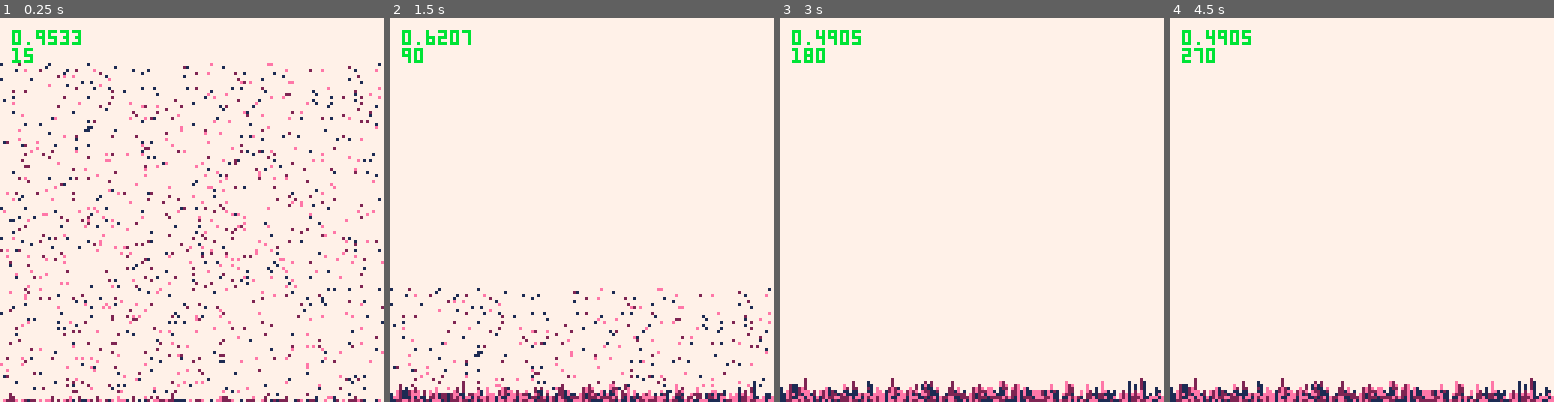
Above: before the commit, frames 1-4 (left to right).
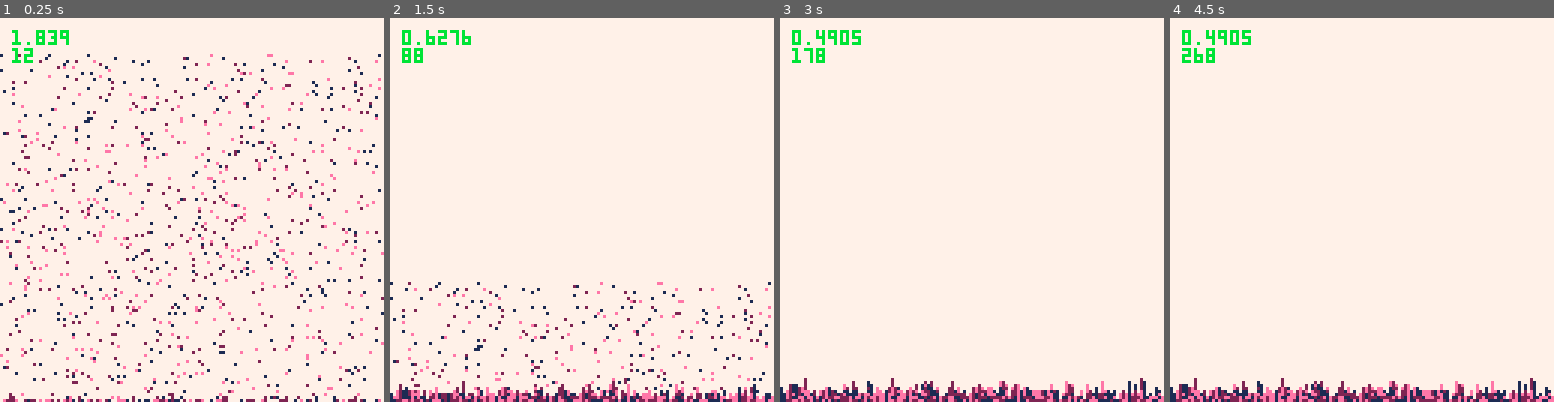
Above: after the commit, the same moments.

Repository: towercity/pico-8
Game: PICO-8 cartridge boids.p8
Same seed, same stepped clock (60 frames per second), same inputs: the game is played once before the commit and once after it.
Inputs:
- Up to frame 1 (0.25 s): no input
- Up to frame 2 (1.5 s): no input
- Up to frame 3 (3 s): no input
- Up to frame 4 (4.5 s): no input

The runs differ from the first frame. In frame 1, 11% of the frame differs, in the area x 0-100%, y 3-100%; in frame 2, 3.5%; in frame 3, less than 0.1%; in frame 4, less than 0.1%.

Commit message:
make a bit more "module"; add angle and velocity too

Diff:
--- a/boids.p8
+++ b/boids.p8
@@ -2,20 +2,18 @@
 version 42
 __lua__
 function _init()
-   bs={} --boids
-   grid={} --fake 2d grid for easy calc
-   make_boids(1100)
+   _init_boids(1100)
    f=0
 end
 
 function _update60()
    f=f+1
-   move_boids()
+   _update_boids()
 end
 
 function _draw()
    cls(7)
-   draw_boids()
+   _draw_boids()
    -- cpu
    print(stat(1),4,4,11)
    print(f)
@@ -23,36 +21,43 @@
 
 
 -->8
-function make_boids(bc)
-   for i=1,bc do
-      add(bs,make_boid())
+function _init_boids(boids_count)
+   -- multiple tables for data, so we don't need expensive lookups
+   boids_pos,grid,boids_vel,boids_angle={},{},{},{}
+
+   for i=1,boids_count do
+      make_boid()
    end
 end
 
 function make_boid()
+   -- make a pos
    local lb={
       x=flr(rnd(128)),
       y=flr(rnd(128)),
       z=rnd({1,2,14})
    }
 
-   if boid_at(lb) then
-      return make_boid()
-   end
+   -- if we have a boid at this pos, rerun the func from start: this'n cant be
+   if boid_at(lb) then return make_boid() end
 
+   -- once we're here, do some more calcs for angle and speed
+   local vel,angel=rnd(),rnd()
+
+   add(boids_pos,lb)
+   add(boids_vel,vel)
+   add(boid_angle,angle)
    grid[grid_key(lb)]=lb
-
-   return lb
 end
 
-function draw_boids()
-   for _,b in ipairs(bs) do
+function _draw_boids()
+   for _,b in ipairs(boids_pos) do
       pset(b.x,b.y,b.z)
    end
 end
 
-function move_boids()
-   for _,b in ipairs(bs) do
+function _update_boids()
+   for _,b in ipairs(boids_pos) do
       move_boid(b)
    end
 end
